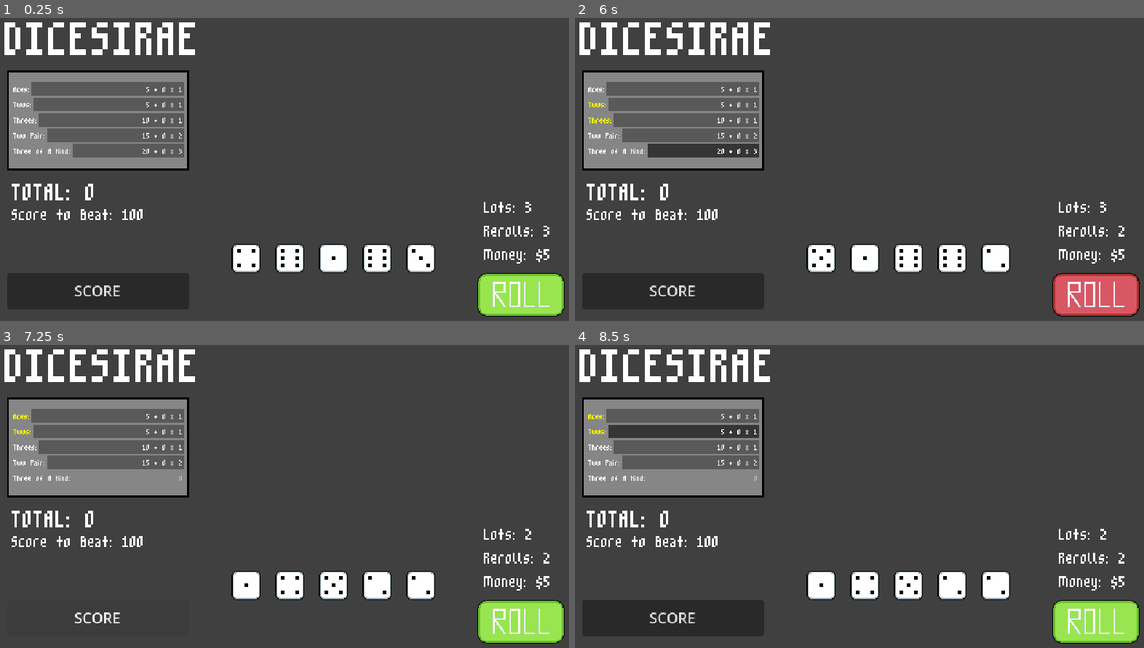
Above: before the commit, frames 1-4 (two rows, left to right).
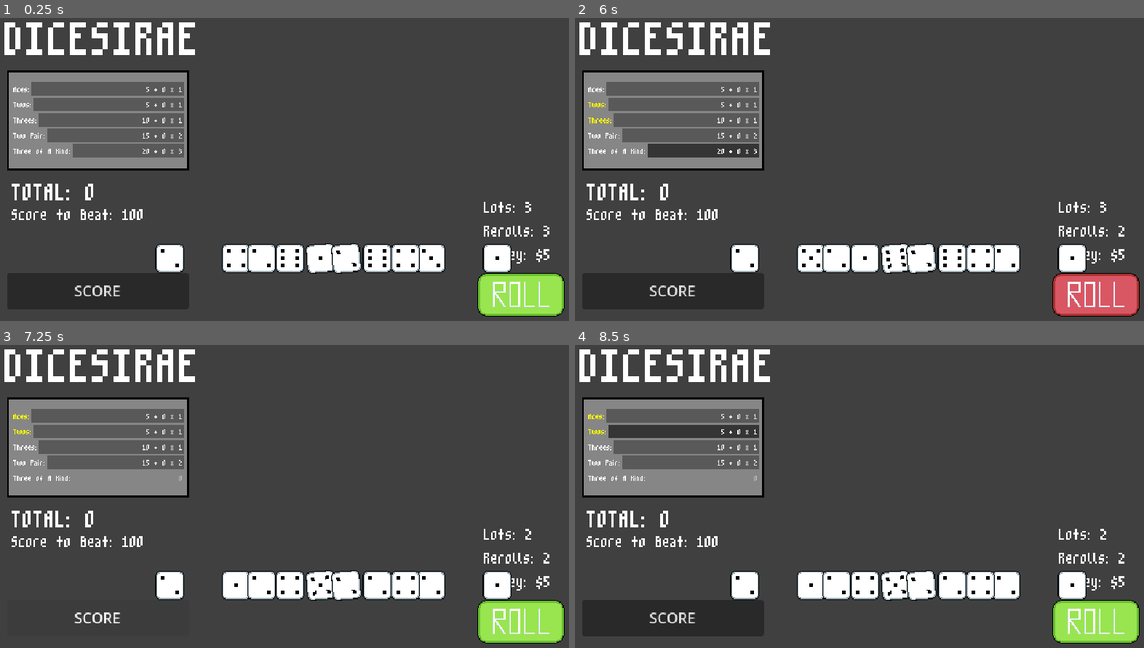
Above: after the commit, the same moments.

Repository: xander6424/DICESIRAE
Game: Godot game, scene res://scenes/main.tscn
Same seed, same stepped clock (60 frames per second), same inputs: the game is played once before the commit and once after it.
Inputs (mouse positions are in pixels of both pictures, inside the frame that each line leads up to):
- Up to frame 1 (0.25 s): no input
- Up to frame 2 (6 s): click (1098, 293) at 0.5 s; click "SCORE" at 1.25 s; click "5 + 0 x 1" at 2 s; click "5 + 0 x 1" at 2.75 s; click "10 + 0 x 1" at 3.5 s; click "15 + 0 x 2" at 4.25 s; click "20 + 0 x 3" at 5 s; click (1098, 293) at 5.75 s
- Up to frame 3 (7.25 s): click "SCORE" at 6.5 s
- Up to frame 4 (8.5 s): click "5 + 0 x 1" at 7.25 s; click "5 + 0 x 1" at 8 s

The runs differ from the first frame. In frame 1, 2.6% of the frame differs, in the area x 27-90%, y 74-85%; in frame 2, 2.6%; in frame 3, 2.6%; in frame 4, 2.6%.
Error after the commit: Invalid access to property or key 'pressed' on a base object of type 'null instance'. (res://scripts/dice.gd:32)

Commit message:
Dice Hand & Editting
Added a dice hand to handle sorting node instances. Claude is helping with this because I don't even know where to start with something like this.

Diff:
--- a/scenes/main.tscn
+++ b/scenes/main.tscn
@@ -3,6 +3,7 @@
 [ext_resource type="Script" uid="uid://7cmu8rbpyh5k" path="res://scripts/main.gd" id="1_0xm2m"]
 [ext_resource type="PackedScene" uid="uid://5ueudmkrdrm3" path="res://scenes/dice.tscn" id="2_h2yge"]
 [ext_resource type="FontFile" uid="uid://dife3qiih4s8x" path="res://assets/m3x6.ttf" id="2_tipki"]
+[ext_resource type="Script" uid="uid://cnpmdpxg85t2q" path="res://scripts/dice_hand.gd" id="3_ya4ey"]
 [ext_resource type="Texture2D" uid="uid://cctu5thu5j8qp" path="res://assets/button/rollbutton-32p.png" id="4_tipki"]
 [ext_resource type="Texture2D" uid="uid://0y1mpioim66n" path="res://assets/button/rollbutton-hover-32p.png" id="5_85g3d"]
 [ext_resource type="Texture2D" uid="uid://cja3760rqtt23" path="res://assets/button/rollbutton-disabled-32p.png" id="6_choun"]
@@ -100,21 +101,24 @@
 theme_override_font_sizes/font_size = 32
 text = "Score to Beat: "
 
-[node name="DiceSet" type="Node2D" parent="." unique_id=950121212]
+[node name="DiceHand" type="Node2D" parent="." unique_id=950121212]
+unique_name_in_owner = true
 position = Vector2(370, 280)
+script = ExtResource("3_ya4ey")
+dice_scene = ExtResource("2_h2yge")
 
-[node name="Dice1" parent="DiceSet" unique_id=732832586 instance=ExtResource("2_h2yge")]
+[node name="Dice1" parent="DiceHand" unique_id=732832586 instance=ExtResource("2_h2yge")]
 position = Vector2(-96, 0)
 
-[node name="Dice2" parent="DiceSet" unique_id=1615588097 instance=ExtResource("2_h2yge")]
+[node name="Dice2" parent="DiceHand" unique_id=1615588097 instance=ExtResource("2_h2yge")]
 position = Vector2(-48, 0)
 
-[node name="Dice3" parent="DiceSet" unique_id=390506587 instance=ExtResource("2_h2yge")]
+[node name="Dice3" parent="DiceHand" unique_id=390506587 instance=ExtResource("2_h2yge")]
 
-[node name="Dice4" parent="DiceSet" unique_id=100785189 instance=ExtResource("2_h2yge")]
+[node name="Dice4" parent="DiceHand" unique_id=100785189 instance=ExtResource("2_h2yge")]
 position = Vector2(48, 0)
 
-[node name="Dice5" parent="DiceSet" unique_id=308140988 instance=ExtResource("2_h2yge")]
+[node name="Dice5" parent="DiceHand" unique_id=308140988 instance=ExtResource("2_h2yge")]
 position = Vector2(96, 0)
 
 [node name="RollButton" type="TextureButton" parent="." unique_id=1066270165]
@@ -166,16 +170,16 @@
 visible = false
 
 [connection signal="_reset_scorecard" from="." to="Scorecard" method="_reset_scorecard"]
-[connection signal="_save_button_pressed" from="." to="DiceSet/Dice1" method="_save_button_pressed"]
-[connection signal="_save_button_pressed" from="." to="DiceSet/Dice2" method="_save_button_pressed"]
-[connection signal="_save_button_pressed" from="." to="DiceSet/Dice3" method="_save_button_pressed"]
-[connection signal="_save_button_pressed" from="." to="DiceSet/Dice4" method="_save_button_pressed"]
-[connection signal="_save_button_pressed" from="." to="DiceSet/Dice5" method="_save_button_pressed"]
+[connection signal="_save_button_pressed" from="." to="DiceHand/Dice1" method="_save_button_pressed"]
+[connection signal="_save_button_pressed" from="." to="DiceHand/Dice2" method="_save_button_pressed"]
+[connection signal="_save_button_pressed" from="." to="DiceHand/Dice3" method="_save_button_pressed"]
+[connection signal="_save_button_pressed" from="." to="DiceHand/Dice4" method="_save_button_pressed"]
+[connection signal="_save_button_pressed" from="." to="DiceHand/Dice5" method="_save_button_pressed"]
 [connection signal="_update_labels" from="." to="Scorecard" method="_update_labels"]
 [connection signal="_update_scorecard" from="." to="Scorecard" method="_update_scorecard"]
-[connection signal="_update_round_status" from="DiceSet/Dice1" to="." method="_update_round_status"]
-[connection signal="_update_round_status" from="DiceSet/Dice2" to="." method="_update_round_status"]
-[connection signal="_update_round_status" from="DiceSet/Dice3" to="." method="_update_round_status"]
-[connection signal="_update_round_status" from="DiceSet/Dice4" to="." method="_update_round_status"]
-[connection signal="_update_round_status" from="DiceSet/Dice5" to="." method="_update_round_status"]
+[connection signal="_update_round_status" from="DiceHand/Dice1" to="." method="_update_round_status"]
+[connection signal="_update_round_status" from="DiceHand/Dice2" to="." method="_update_round_status"]
+[connection signal="_update_round_status" from="DiceHand/Dice3" to="." method="_update_round_status"]
+[connection signal="_update_round_status" from="DiceHand/Dice4" to="." method="_update_round_status"]
+[connection signal="_update_round_status" from="DiceHand/Dice5" to="." method="_update_round_status"]
 [connection signal="_update_round_status" from="Scorecard" to="." method="_update_round_status"]
--- a/scripts/dice.gd
+++ b/scripts/dice.gd
@@ -1,4 +1,6 @@
 extends RigidBody2D
+
+class_name DiceNode
 
 signal _update_round_status()
 
@@ -13,7 +15,13 @@
 var rolling: bool = false
 var dice_saved: bool = false
 
+@export var dice: DiceInfo
+
+
 func _ready() -> void:
+	if dice == null:
+		dice = DiceInfo.new()
+
 	for face in faces.get_children():
 		face.hide()
 
--- /dev/null
+++ b/scripts/dice_hand.gd
@@ -0,0 +1,41 @@
+extends Node2D
+
+class_name DiceHand
+
+@export var dice_scene: PackedScene
+@export var spacing: float = 90.0
+@export var row_y: float = 0.0
+
+var dice_nodes: Dictionary = {}
+
+func _ready() -> void:
+	DiceManager._on_hand_drawn.connect(_on_hand_drawn)
+
+func _on_hand_drawn() -> void:
+	for node in dice_nodes.values():
+		node.queue_free()
+	dice_nodes.clear()
+
+	var positions: Array[Vector2] = compute_dice_positions(DiceManager.rolling_dice_list.size())
+
+	for i in range(DiceManager.rolling_dice_list.size()):
+		spawn_dice(DiceManager.rolling_dice_list[i], positions[i])
+
+	print("HAND DRAWN")
+
+func compute_dice_positions(count: int) -> Array[Vector2]:
+	var positions: Array[Vector2] = []
+	var total_width: float = spacing * float(count - 1)
+	var start_x: float = -total_width / 2.0
+
+	for i in range(count):
+		positions.append(Vector2(start_x + float(i) * spacing, row_y))
+
+	return positions
+
+func spawn_dice(dice: DiceInfo, starting_position) -> void:
+	var node: DiceNode = dice_scene.instantiate()
+	add_child(node)
+	node.position = starting_position
+	node.setup(dice)
+	dice_nodes[dice] = node
--- a/scripts/global/dice-manager.gd
+++ b/scripts/global/dice-manager.gd
@@ -1,4 +1,6 @@
 extends Node
+
+signal _on_hand_drawn()
 
 const HAND_SIZE: int = 5
 const STARTING_DRAW_PILE_SIZE: int = 10
@@ -26,7 +28,7 @@
 			break
 		rolling_dice_list.append(draw_pile.pop_back())
 
-	print(rolling_dice_list)
+	_on_hand_drawn.emit()
 
 
 # Save and unsave dice here instead
Not shown, added: scripts/dice_hand.gd.uid
